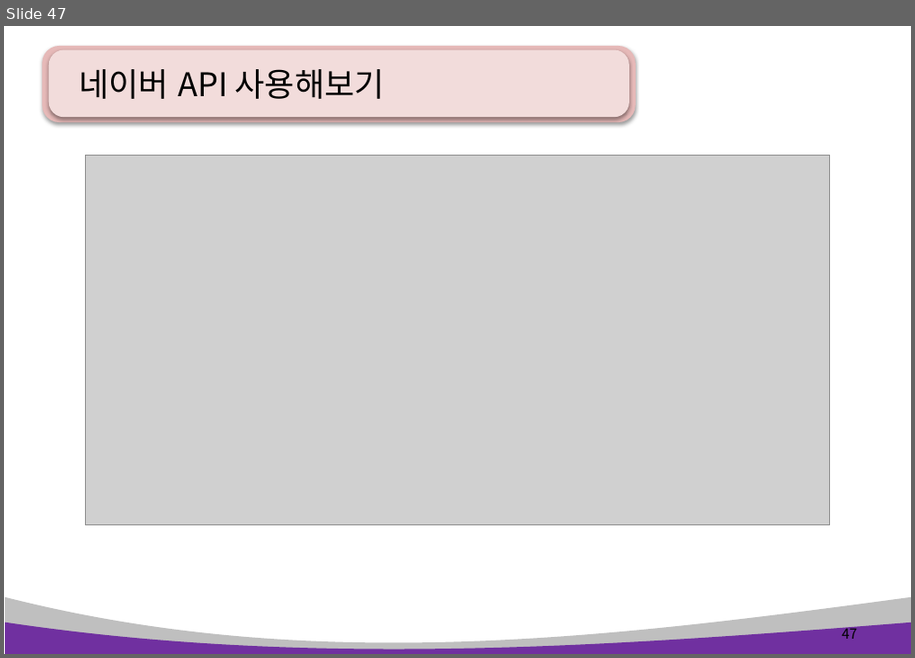
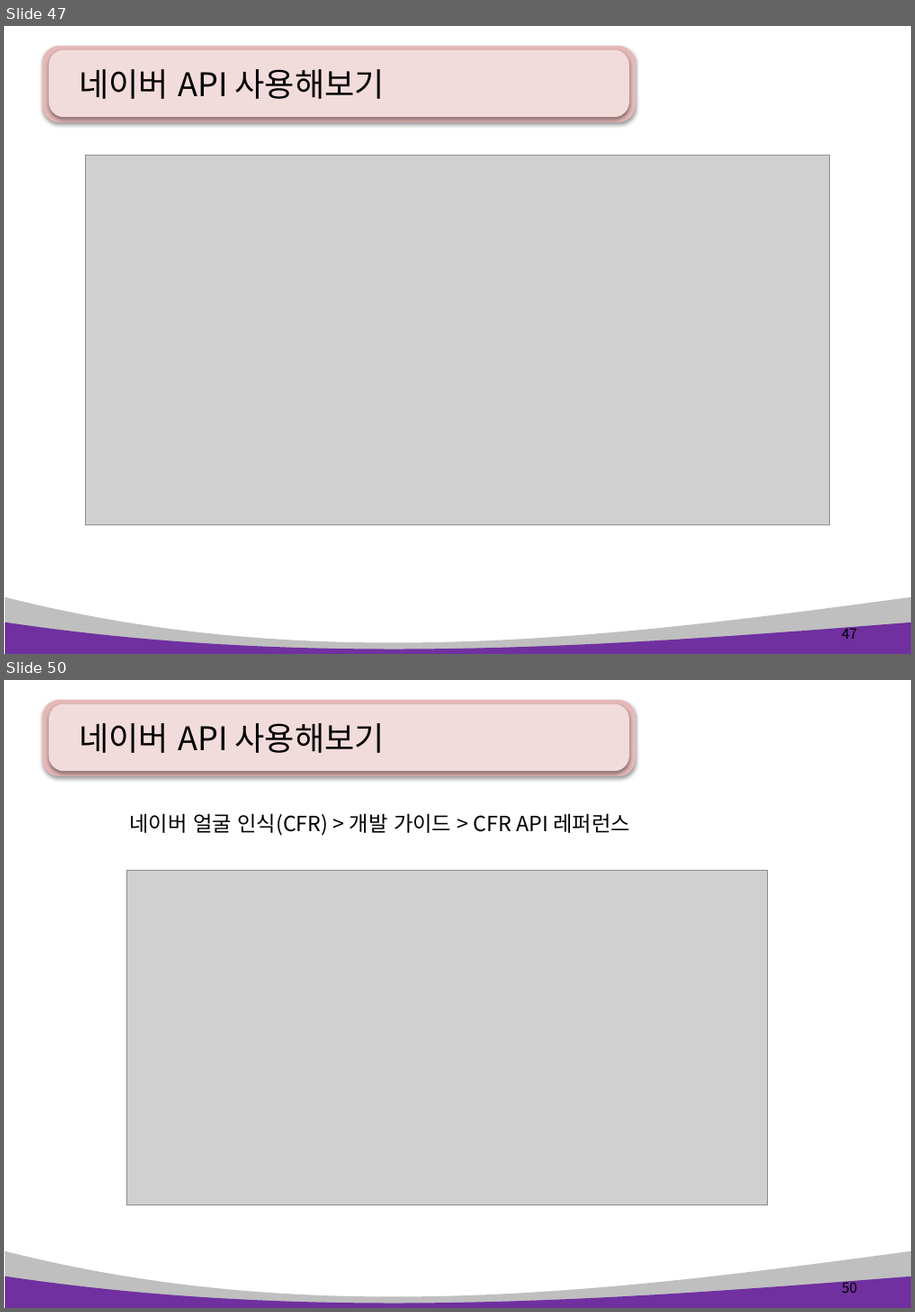
Before and after one commit to pshho/ngreen_project, a slide deck: pyWorks/자료/python_ppt/Python 14장. 데이터 분석 및 시각화2 .pptx. Shown one above the other, each under a label of ours: slide 47 before the commit, slides 47 and 50 after it; the slides between them are not shown. The pictures are 915x658 and 915x1312 pixels, drawn with LibreOffice and Linux fonts; fonts in the diff are those of the drawing; grey boxes stand for pictures. Boxes give left, top, right and bottom in pixels: in the first picture for what was removed or moved away, otherwise in the second. Text is boxed around its words. In the diff, an @@ line names an element or a change of style, - is before the commit and + after.

```diff
--- a/pyWorks/자료/python_ppt/Python 14장. 데이터 분석 및 시각화2 .pptx
+++ b/pyWorks/자료/python_ppt/Python 14장. 데이터 분석 및 시각화2 .pptx
@@ slide 50 added at (4,680,911,1308), background #FFFFFF; not listed: 4 template elements that a slide beside it also shows @@
@@ title added at (79,723,385,753), 28 pt, text #000000 @@
+네이버 API 사용해보기
@@ text added at (129,813,630,836), 18 pt, text #000000 @@
+네이버 얼굴 인식(CFR) > 개발 가이드 > CFR API 레퍼런스
@@ picture added at (127,870,768,1206) @@
@@ page number added at (842,1279,857,1293), 12 pt, text #000000 @@
+50
```
Also in this commit, not shown: 1 slide changed, 10 other slides added, 36 other files.
